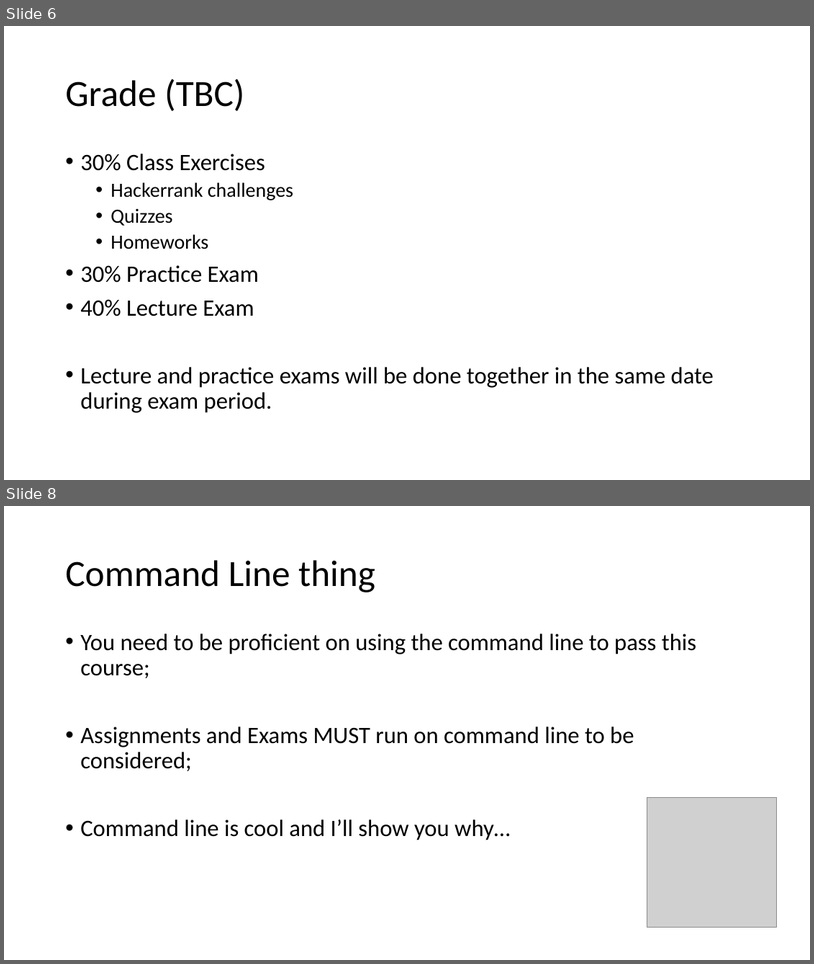
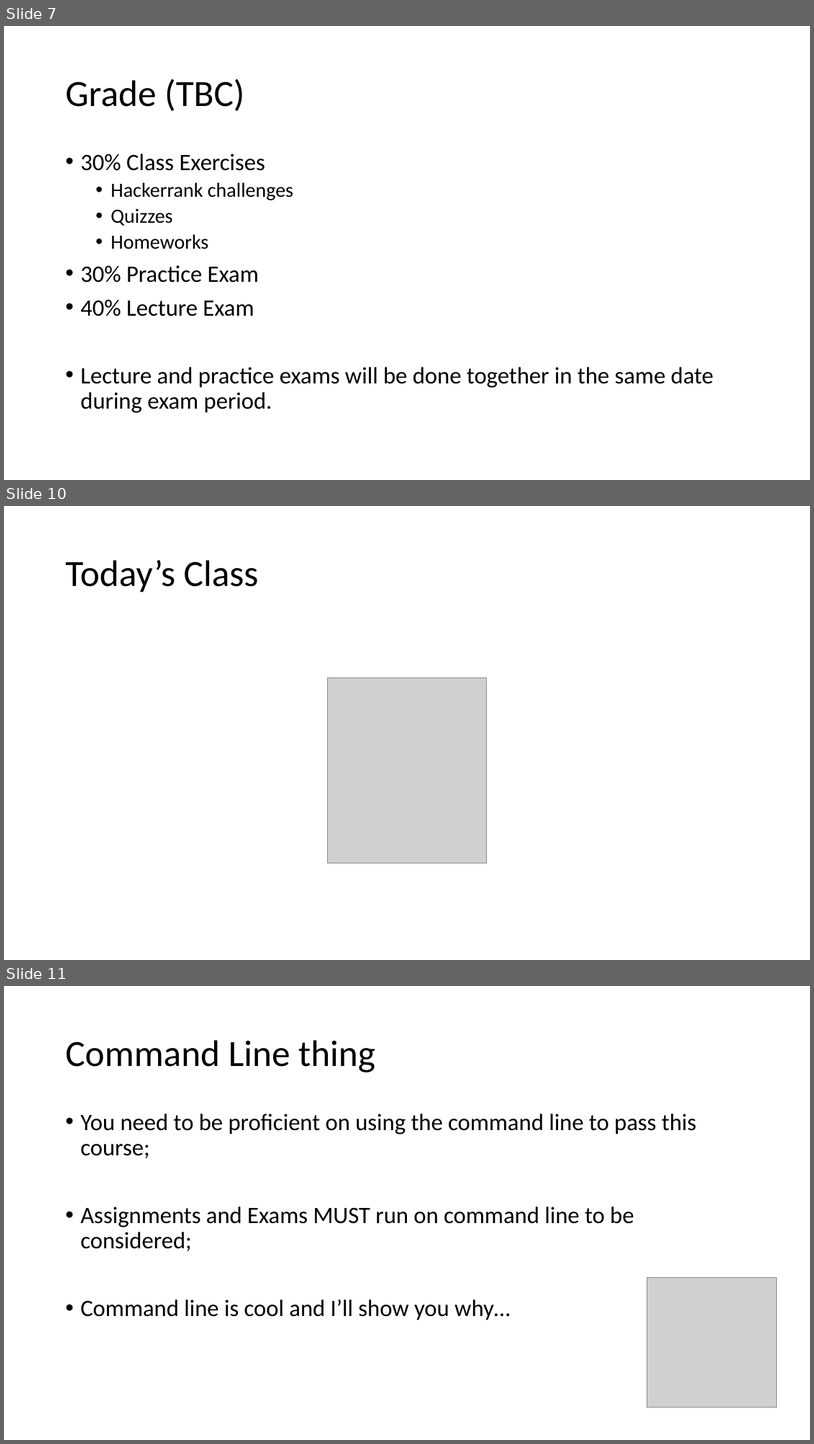
Before and after one commit to ImperativeProgramming/Practices2020, a slide deck: guidelines.pptx. Shown one above the other, each under a label of ours: slides 6 and 8 before the commit, slides 7, 10 and 11 after it; the slides between them are not shown. The pictures are 814x964 and 814x1444 pixels, drawn with LibreOffice and Linux fonts; fonts in the diff are those of the drawing; grey boxes stand for pictures. Boxes give left, top, right and bottom in pixels: in the first picture for what was removed or moved away, otherwise in the second. Text is boxed around its words. In the diff, an @@ line names an element or a change of style, - is before the commit and + after.

Commit message:
adding first class

```diff
--- a/guidelines.pptx
+++ b/guidelines.pptx
@@ slide 10 added at <box>4,506,810,960</box>, background #FFFFFF @@
@@ title added at <box>65,560,259,592</box>, 44 pt, text #000000 @@
+Today’s Class
@@ picture added at <box>328,678,486,863</box> @@
@@ what was slide 6 is now slide 7 @@
@@ what was slide 8 is now slide 11 @@
```
Also in this commit, not shown: 3 slides changed, 2 other slides added, 3 other files.
